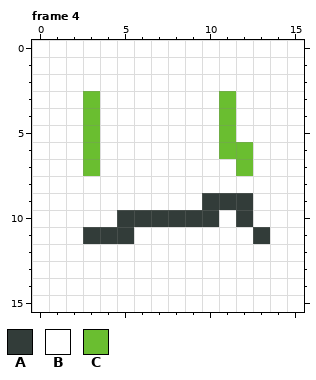
One commit to this pixel-art file: graphics/weirdface.aseprite. Above, as it was before the edit.
16x16 pixels, 5 frames. Shown: frame 4.
Palette (. is transparent): A #323c39  B #ffffff  C #6abe30
And afterwards:
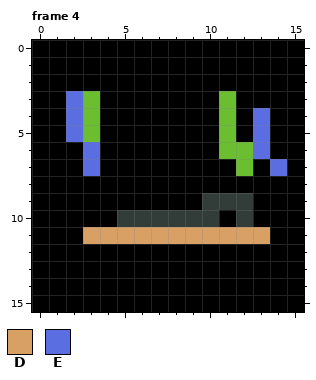
Colours new in this view: D #d9a066  E #5b6ee1
The commit says: pushing new player sprite
Difference:
colour B: #ffffff -> #000000
Frame 4:
y 3: x 2 B -> E
y 4..5: x 2 B -> E; x 13 B -> E
y 6: x 3 C -> E; x 13 B -> E
y 7: x 3 C -> E; x 14 B -> E
y 11: x 3..13 AAABBBBBBBA -> DDDDDDDDDDD
Changed places in both pictures, as pixel boxes (x1, y1, x2, y2):
changed: (32, 40, 304, 312)
